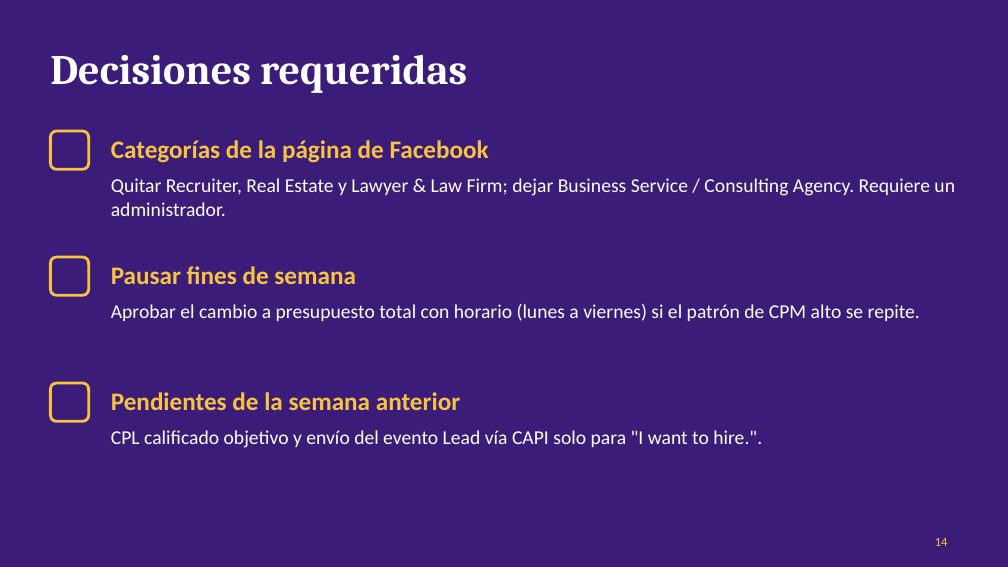
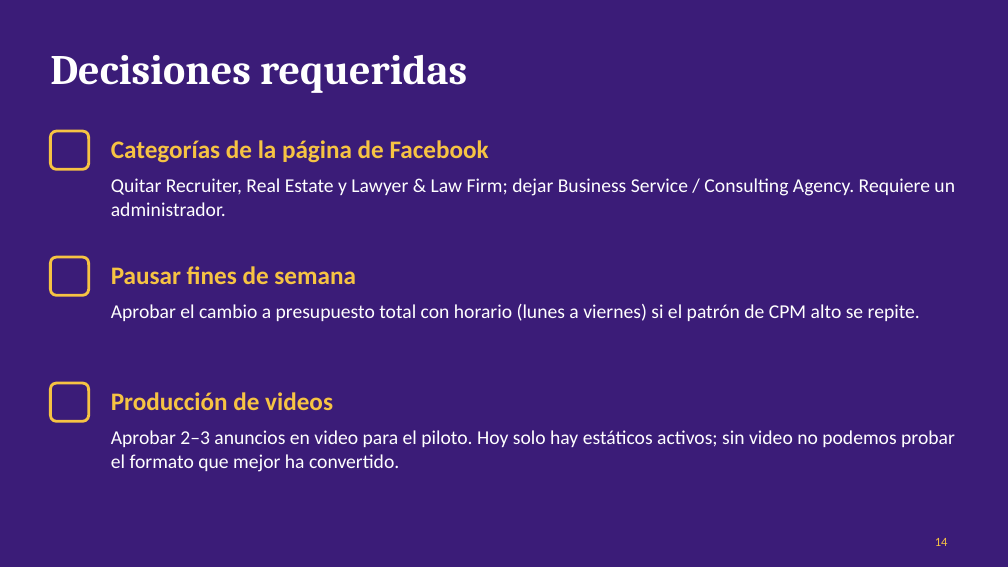
Before and after one commit to manlizard-sys/MetaADS2026, a slide deck: slide 14 of build/reports/informes/Informe_Meta_Ads_Orchid_2026-10-19.pptx. Drawn at 1008x567 pixels with LibreOffice and Linux fonts; fonts in the diff are those of the drawing. Boxes give left, top, right and bottom in pixels: in the first picture for what was removed or moved away, otherwise in the second. Text is boxed around its words. In the diff, an @@ line names an element or a change of style, - is before the commit and + after.

```diff
--- a/build/reports/informes/Informe_Meta_Ads_Orchid_2026-10-19.pptx
+++ b/build/reports/informes/Informe_Meta_Ads_Orchid_2026-10-19.pptx
@@ text at box(111, 392, 333, 410): text changed @@
-Pendientes de la semana anterior
+Producción de videos
@@ text at box(111, 430, 955, 472): text changed @@
-CPL calificado objetivo y envío del evento Lead vía CAPI solo para "I want to hire.".
+Aprobar 2–3 anuncios en video para el piloto. Hoy solo hay estáticos activos; sin video no podemos probar el formato que mejor ha convertido.
```
Also in this commit, not shown: 1 other slide changed, 3 other files.
